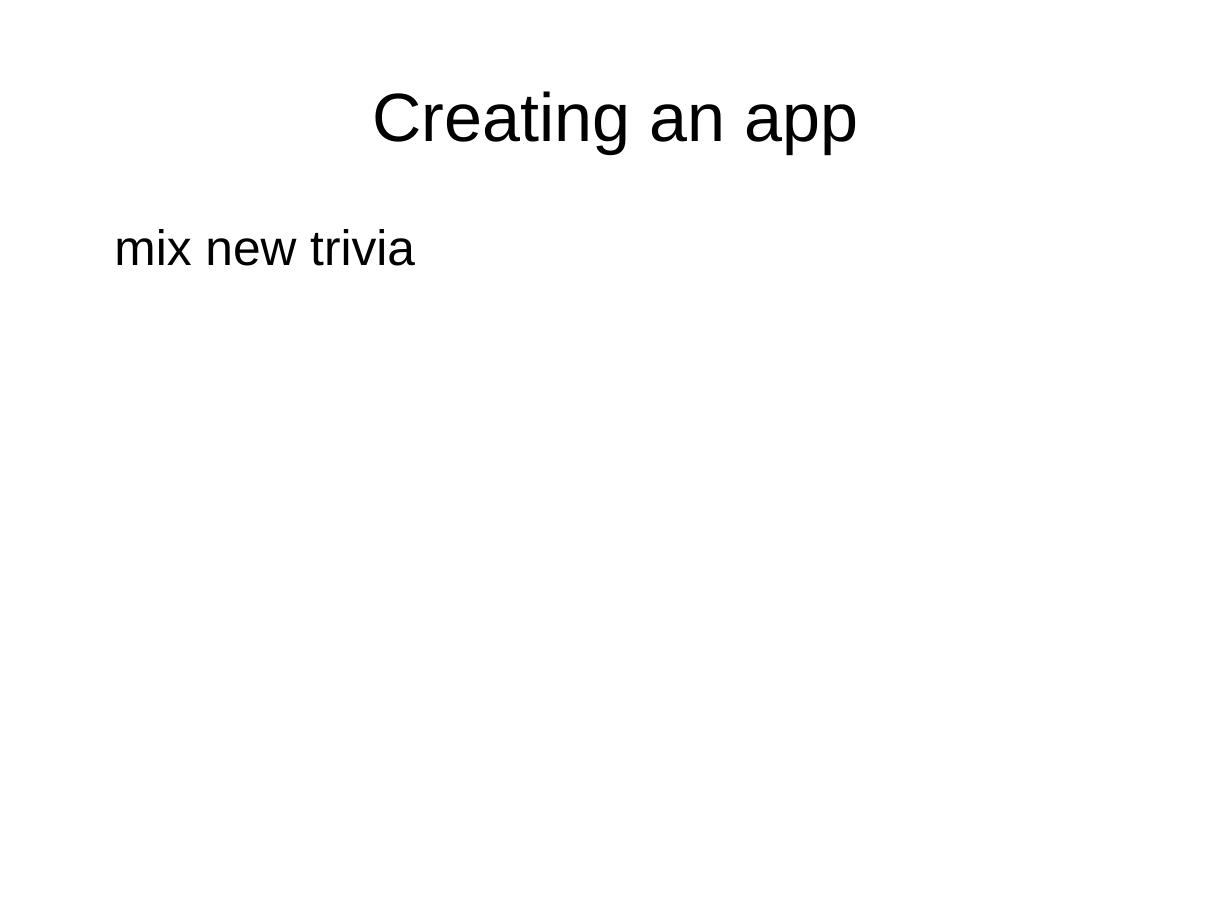
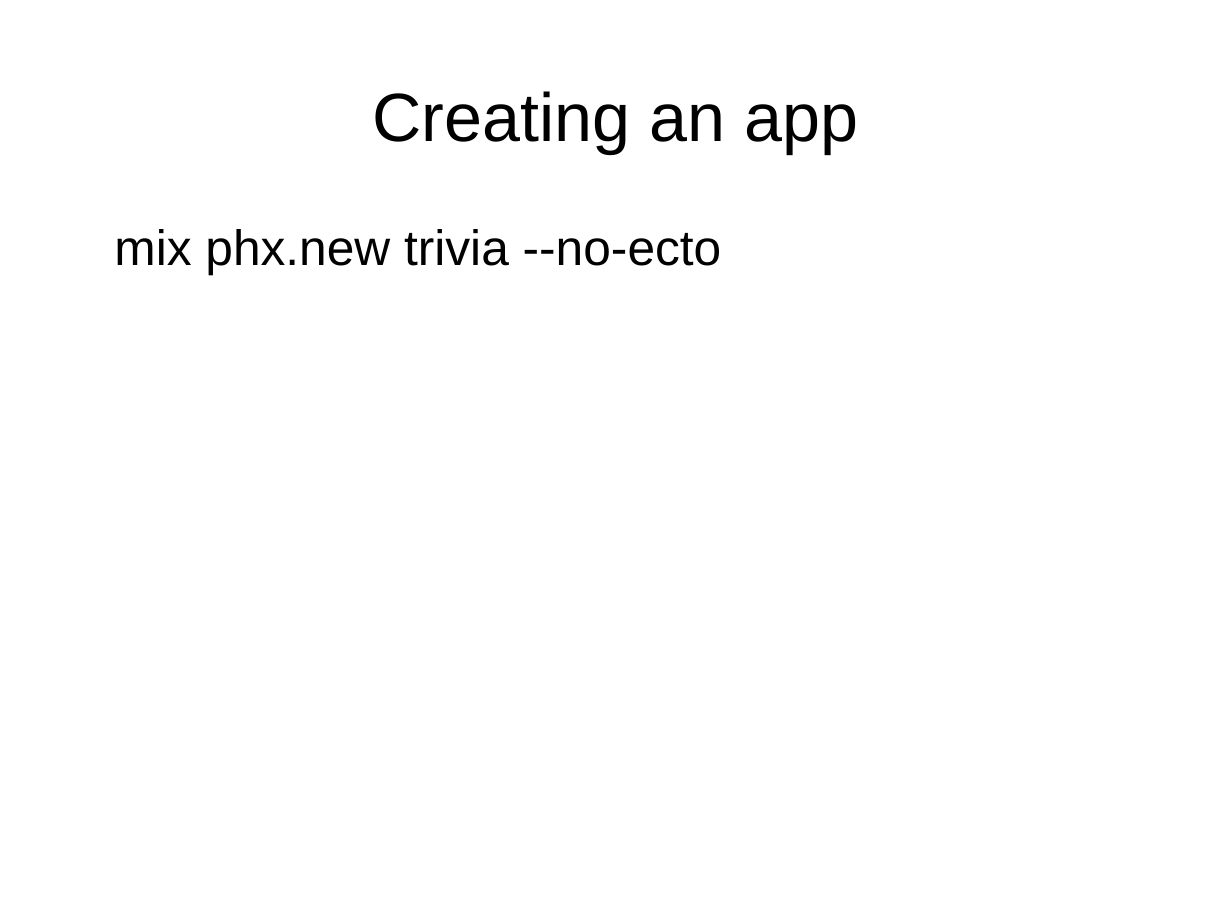
Before and after one commit to ramortegui/talks, a slide deck: slide 8 of odps/elixir-reactive-app.odp (slide 9 before the commit). Drawn at 1232x924 pixels with LibreOffice and Linux fonts; fonts in the diff are those of the drawing. Boxes give left, top, right and bottom in pixels: in the first picture for what was removed or moved away, otherwise in the second. Text is boxed around its words. In the diff, an @@ line names an element or a change of style, - is before the commit and + after.

```diff
--- a/odps/elixir-reactive-app.odp
+++ b/odps/elixir-reactive-app.odp
@@ text at [114,229,722,275]: text changed @@
-mix new trivia
+mix phx.new trivia --no-ecto
```
Also in this commit, not shown: 9 other slides changed, 1 slide added, 3 slides removed.
